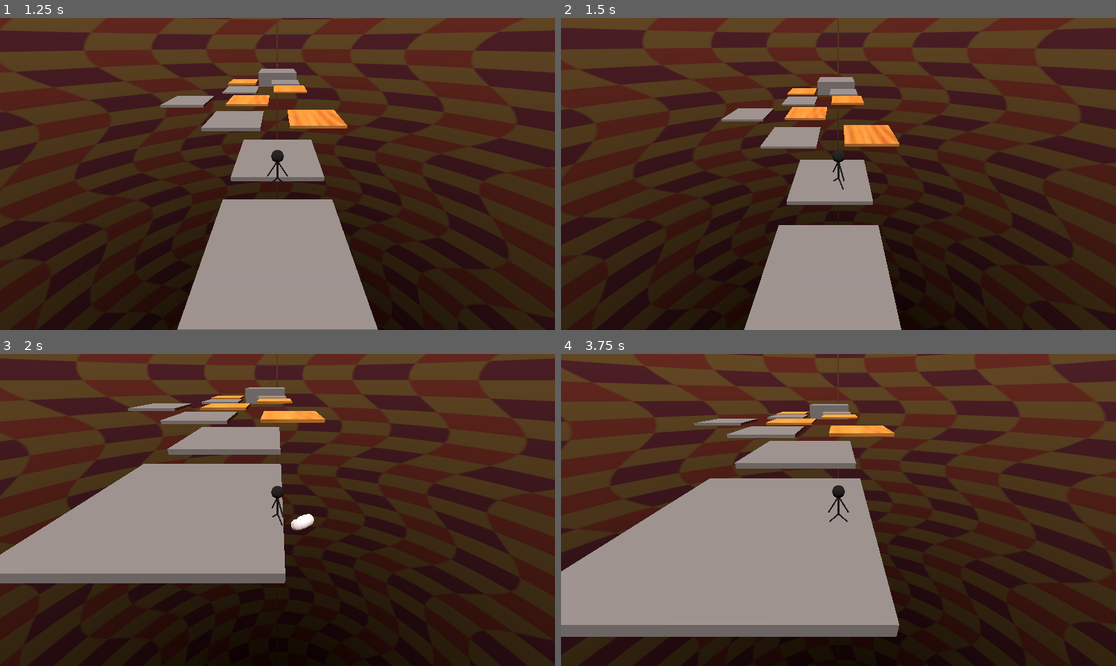
Above: before the commit, frames 1-4 (two rows, left to right).
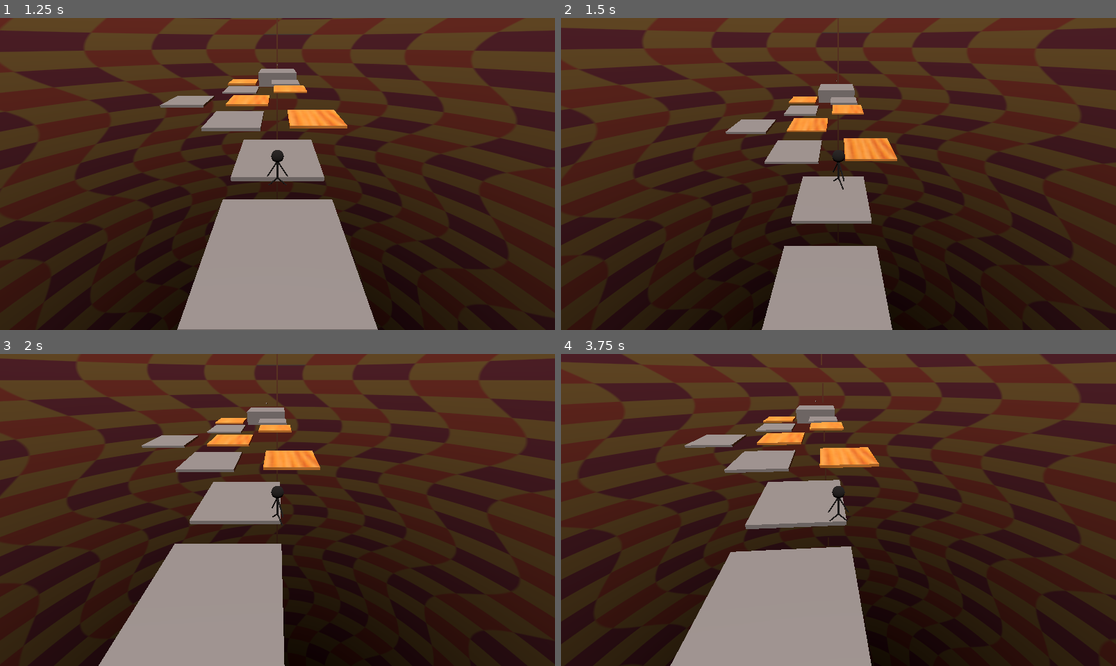
Above: after the commit, the same moments.

Repository: spoiboi/bottomlessPitInc2
Game: Godot game, scene res://Scenes/title_screen.tscn
Two runs of this game, one before a commit and one after it. Both use one fixed random seed, a clock stepped at 60 frames per second and the inputs below.
Inputs:
- Up to frame 1 (1.25 s): click "Level 1" at 0.5 s
- Up to frame 2 (1.5 s): hold D (right) from 1.28 s (still down); tap K (kys) at 1.35 s
- Up to frame 3 (2 s): keep holding D (right); tap Space (jump) at 1.52 s
- Up to frame 4 (3.75 s): release D (right) at 2.03 s; hold S (back) 2.03-2.78 s; tap Up (camera_down) at 2.1 s; tap Space (jump) at 2.27 s; tap K (kys) at 2.3, 3.05 s; hold D (right) 2.78-3.53 s; tap Left (camera_left) at 2.85 s; hold W (forward) from 3.53 s (still down); tap Right (camera_right) at 3.6 s

Frame 1 is identical in both runs. In frame 2, 8.1% of the frame differs, in the area x 28-62%, y 17-100%; in frame 3, 24%; in frame 4, 49%, in the area x 0-100%, y 0-100%.

Commit message:
changed respawn function

Diff:
--- a/Scenes/title_screen.tscn
+++ b/Scenes/title_screen.tscn
@@ -54,9 +54,11 @@
 
 [node name="Panel" type="Panel" parent="."]
 layout_mode = 1
-anchors_preset = 15
-anchor_right = 1.0
-anchor_bottom = 1.0
+anchors_preset = -1
+anchor_right = 2.185
+anchor_bottom = 2.524
+offset_right = 708.88
+offset_bottom = 197.448
 grow_horizontal = 2
 grow_vertical = 2
 theme = SubResource("Theme_7qa7q")
--- a/Scripts/player.gd
+++ b/Scripts/player.gd
@@ -2,9 +2,7 @@
 
 @onready var camera = $CameraPivot/Camera3D
 
-var initial_x = 0
-var initial_y = 0
-var initial_z = 0
+
 
 var first_time = true
 var jumping = true
@@ -16,12 +14,6 @@
 var gravity = ProjectSettings.get_setting("physics/3d/default_gravity") * 3
 
 func _physics_process(delta):
-	# Get respawn points if its the first time in this level.
-	if first_time:
-		initial_x = position.x
-		initial_y = position.y
-		initial_z = position.z
-		first_time = false
 
 	if Input.is_action_just_pressed("kys"):
 		respawn()
@@ -62,6 +54,6 @@
 		$CharacterModel.rotation.y = (input_dir.x)+$CameraPivot/Camera3D.rotation.y
 
 func respawn():
-	position.x = initial_x
-	position.y = initial_y
-	position.z = initial_z
+
+	velocity.y = 0
+	get_tree().reload_current_scene()
Not shown: 1 places in Scenes/Player.tscn that only renumber resources
